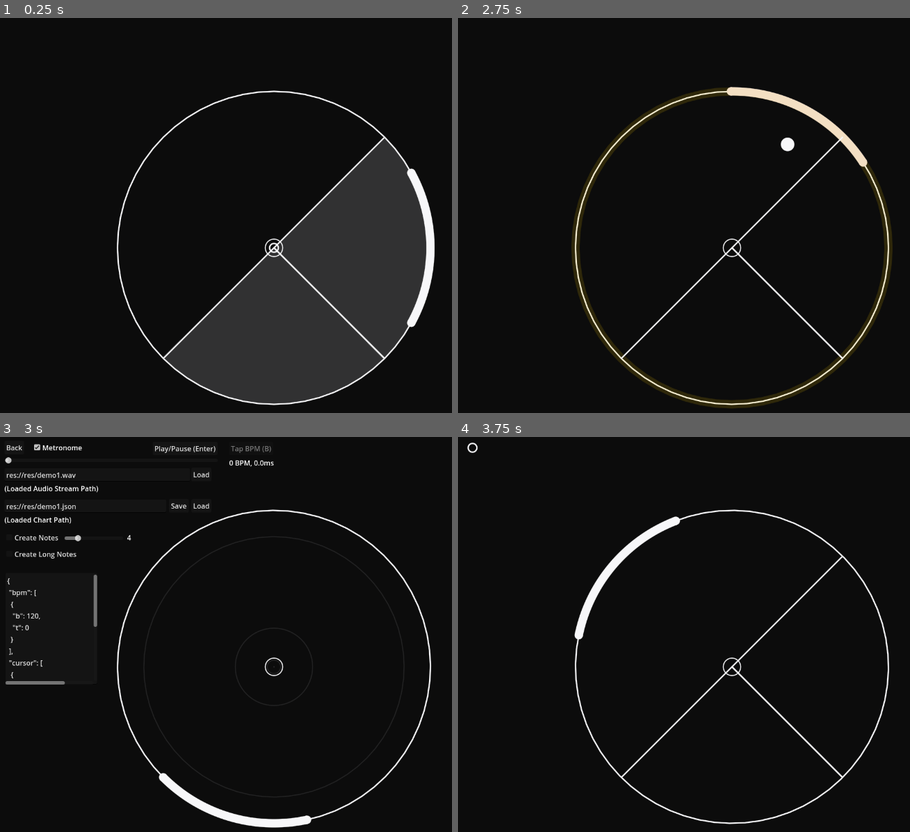
Above: before the commit, frames 1-4 (two rows, left to right).
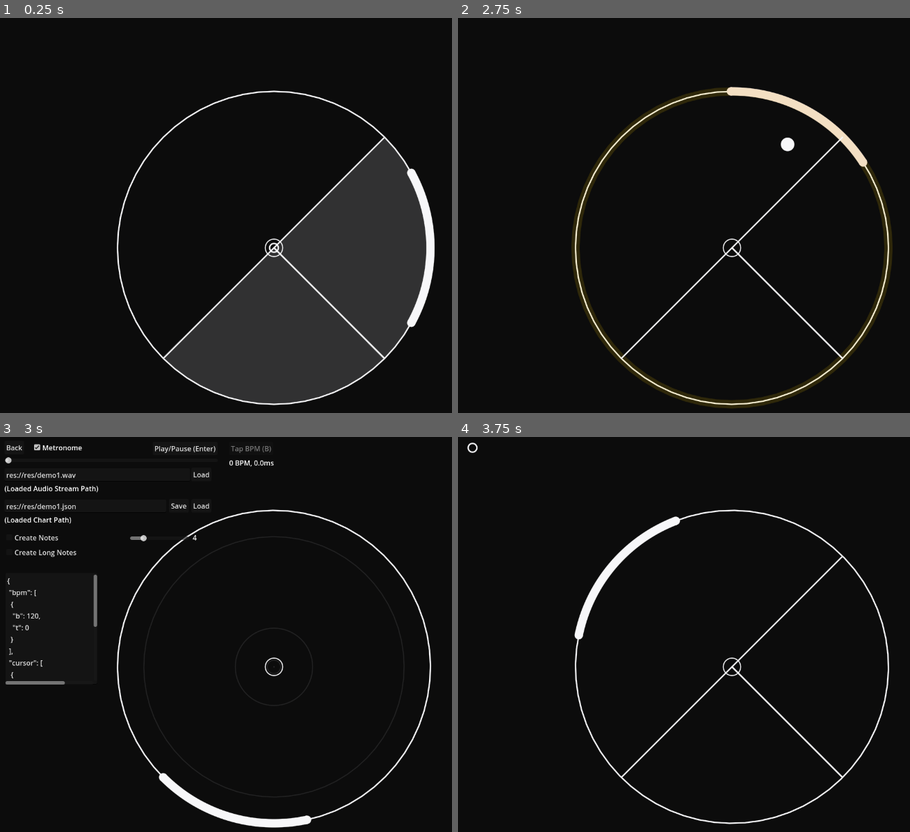
Above: after the commit, the same moments.

Repository: mougeee/marvelous-x
Game: Godot game, scene res://nodes/title_scene.tscn
Two runs of this game, one before a commit and one after it. Both use one fixed random seed, a clock stepped at 60 frames per second and the inputs below. Sound files missing from this copy of the repository are replaced by a short silence.
Inputs (mouse positions are in pixels of both pictures, inside the frame that each line leads up to):
- Up to frame 1 (0.25 s): no input
- Up to frame 2 (2.75 s): tap Enter at 0.5 s; move the mouse to (855, 223) at 0.52 s; press the mouse at (855, 223) at 0.53 s; hold D (RightPress) 0.53-1.28 s; move the mouse to (620, 270) at 1.27 s; release the mouse at (620, 270) at 1.28 s; hold S (LeftPress) 1.28-2.03 s; click (620, 270) at 1.35 s; move the mouse to (787, 144) at 2.02 s; press the mouse at (787, 144) at 2.03 s; hold D (RightPress) from 2.03 s (still down); tap A (CriticalPress) at 2.1 s
- Up to frame 3 (3 s): keep holding D (RightPress); move the mouse to (244, 760) at 2.77 s; release the mouse at (244, 760) at 2.78 s; tap B (MapTapBPM) at 2.85 s
- Up to frame 4 (3.75 s): click (702, 760) at 3.05 s; release D (RightPress) at 3.5 s; click "Back" at 3.5 s

Frames 1-2 are identical in both runs. In frame 3, 0.2% of the frame differs, in the area x 3-44%, y 24-31%; in frame 4, nothing differs.
Error after the commit: Invalid access to property or key 'c' on a base object of type 'Nil'. (res://scripts/map_scene.gd:243)

Commit message:
edit errors in scripts

Diff:
--- a/nodes/map_scene.tscn
+++ b/nodes/map_scene.tscn
@@ -114,17 +114,17 @@
 text = "Create Notes"
 
 [node name="CreateNoteCoverage" type="HSlider" parent="."]
-offset_left = 158.0
+offset_left = 309.0
 offset_top = 236.0
-offset_right = 293.0
+offset_right = 444.0
 offset_bottom = 252.0
 max_value = 20.0
 value = 4.0
 
 [node name="CreateNoteCoverageLabel" type="Label" parent="."]
-offset_left = 302.0
+offset_left = 453.0
 offset_top = 231.0
-offset_right = 342.0
+offset_right = 493.0
 offset_bottom = 254.0
 text = "4"
 
@@ -143,9 +143,9 @@
 
 [node name="CreateLongNotes" type="CheckBox" parent="."]
 offset_left = 19.0
-offset_top = 265.0
+offset_top = 261.0
 offset_right = 190.0
-offset_bottom = 296.0
+offset_bottom = 292.0
 text = "Create Long Notes"
 
 [connection signal="finished" from="AudioStreamPlayer" to="." method="_on_audio_stream_player_finished"]
--- a/scripts/animated_number.gd
+++ b/scripts/animated_number.gd
@@ -13,7 +13,7 @@
 
 
 # Called every frame. 'delta' is the elapsed time since the previous frame.
-func _process(delta: float) -> void:
+func _process(_delta: float) -> void:
 	display_number = lerp(display_number, number, lerp_ratio)
 
 	text = format % [display_number]
--- a/scripts/cursor.gd
+++ b/scripts/cursor.gd
@@ -13,7 +13,7 @@
 
 
 # Called every frame. 'delta' is the elapsed time since the previous frame.
-func _process(delta: float) -> void:
+func _process(_delta: float) -> void:
 	position = get_global_mouse_position()
 
 	fill_color.a = lerp(fill_color.a, 0.0, 0.2)
--- a/scripts/full_container.gd
+++ b/scripts/full_container.gd
@@ -7,5 +7,5 @@
 
 
 # Called every frame. 'delta' is the elapsed time since the previous frame.
-func _process(delta: float) -> void:
+func _process(_delta: float) -> void:
 	pass
--- a/scripts/judgement.gd
+++ b/scripts/judgement.gd
@@ -10,7 +10,7 @@
 
 
 # Called every frame. 'delta' is the elapsed time since the previous frame.
-func _process(delta: float) -> void:
+func _process(_delta: float) -> void:
 	modulate.a = lerp(modulate.a, -0.05, 0.05)
 
 	if modulate.a < 0.0:
--- a/scripts/map_scene.gd
+++ b/scripts/map_scene.gd
@@ -188,7 +188,7 @@
 			var left = 0
 			var right = notes.size()
 			while left < right:
-				var mid_index = (left + right) / 2
+				var mid_index = (left + right) / 2.0
 				var mid = notes[mid_index]['t']
 
 				if mid < t:
@@ -239,7 +239,7 @@
 	for cursor_info in chart['cursor']:
 		if time - offset >= cursor_info['t']:
 			last_cursor_info = cursor_info
-	if last_cursor_info:
+
 		$Centering/NoteFrame.coverage = lerp($Centering/NoteFrame.coverage, last_cursor_info['c'], 0.1)
 
 
--- a/scripts/menu.gd
+++ b/scripts/menu.gd
@@ -15,9 +15,9 @@
 func is_hover() -> bool:
 	var mouse_position = get_local_mouse_position()
 	var distance = mouse_position.length()
-	var angle = atan2(mouse_position.y, mouse_position.x)
+	var theta = atan2(mouse_position.y, mouse_position.x)
 
-	return abs(angle) < coverage / 2 and distance <= radius
+	return abs(theta) < coverage / 2 and distance <= radius
 
 
 func resize() -> void:
@@ -33,7 +33,7 @@
 	get_tree().get_root().size_changed.connect(resize)
 
 
-func _process(delta: float) -> void:
+func _process(_delta: float) -> void:
 	if is_hover():
 		background_color.a = lerp(background_color.a, 0.2, 0.1)
 	else:
--- a/scripts/metronome.gd
+++ b/scripts/metronome.gd
@@ -1,7 +1,6 @@
 extends Node
 
 @export var _bpm = 120.0
-@export var _anchor_position = 0.0
 
 var beat_duration
 @export var sound = false
@@ -14,8 +13,8 @@
 	beat_duration = 60.0 / _bpm
 
 
-func set_anchor_position(_anchor_position: float):
-	time = fposmod(Time.get_ticks_usec() / 1_000_000.0 - _anchor_position, beat_duration)
+func set_anchor_position(anchor_position: float):
+	time = fposmod(Time.get_ticks_usec() / 1_000_000.0 - anchor_position, beat_duration)
 
 
 # Called when the node enters the scene tree for the first time.
--- a/scripts/note_frame.gd
+++ b/scripts/note_frame.gd
@@ -63,7 +63,6 @@
 
 	# beat line
 	if beat_line:
-		var now = Time.get_ticks_usec() / 1_000_000.0
 		if metronome.need:
 			beat_lines.append(0.0)
 			metronome.need = false
--- a/scripts/playing_scene.gd
+++ b/scripts/playing_scene.gd
@@ -47,7 +47,7 @@
 		var anchor = 0
 
 		while left < right:
-			anchor = (left + right) / 2
+			anchor = (left + right) / 2.0
 			var mid_value = notes[anchor]
 
 			if mid_value["summon_time"] <= time:
@@ -98,7 +98,7 @@
 
 
 # Called every frame. 'delta' is the elapsed time since the previous frame.
-func _process(delta: float) -> void:
+func _process(_delta: float) -> void:
 	# get audio play time
 	var time = (Time.get_ticks_usec() - time_begin) / 1e6
 	#var time = $AudioStreamPlayer.get_playback_position()
--- a/scripts/title_scene.gd
+++ b/scripts/title_scene.gd
@@ -16,5 +16,5 @@
 
 
 # Called every frame. 'delta' is the elapsed time since the previous frame.
-func _process(delta: float) -> void:
+func _process(_delta: float) -> void:
 	pass
